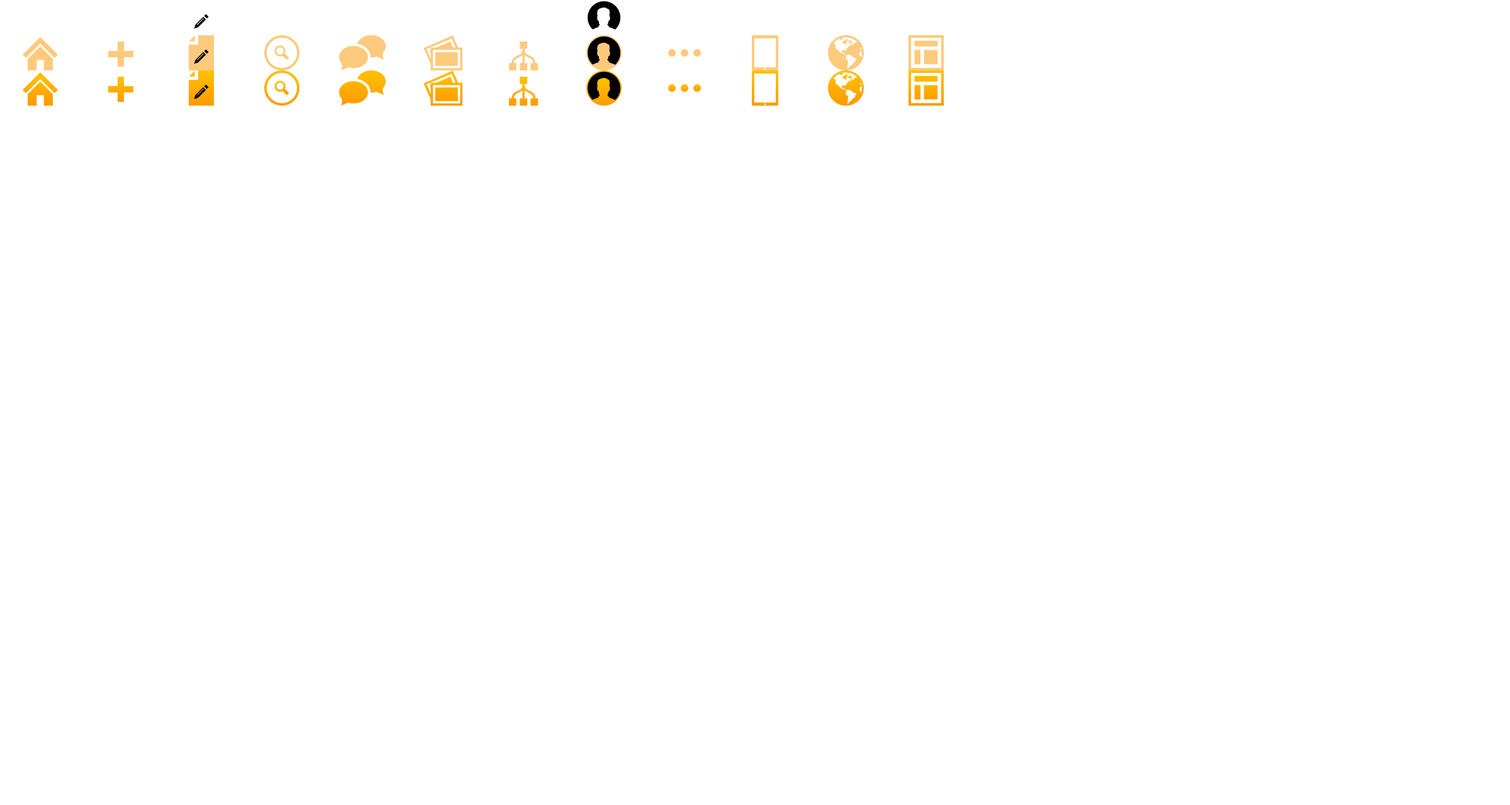
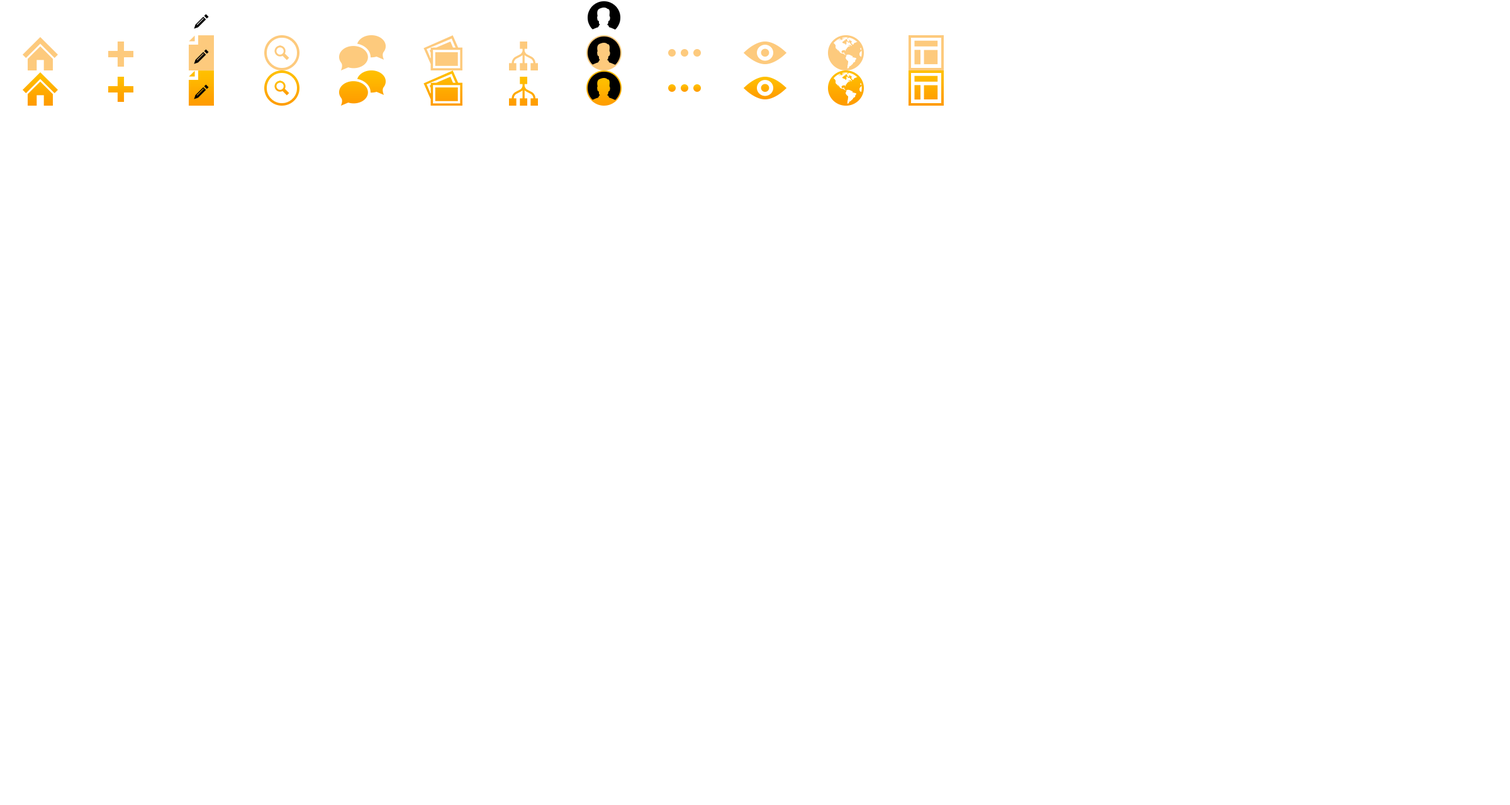
Two versions of the same layered image (1510 × 805). Layer-by-layer changes:
renamed "iPad" to "Eye", painted on it over [743, 70, 787, 106]
renamed "iPad" to "Eye", painted on it over [743, 35, 787, 71]
